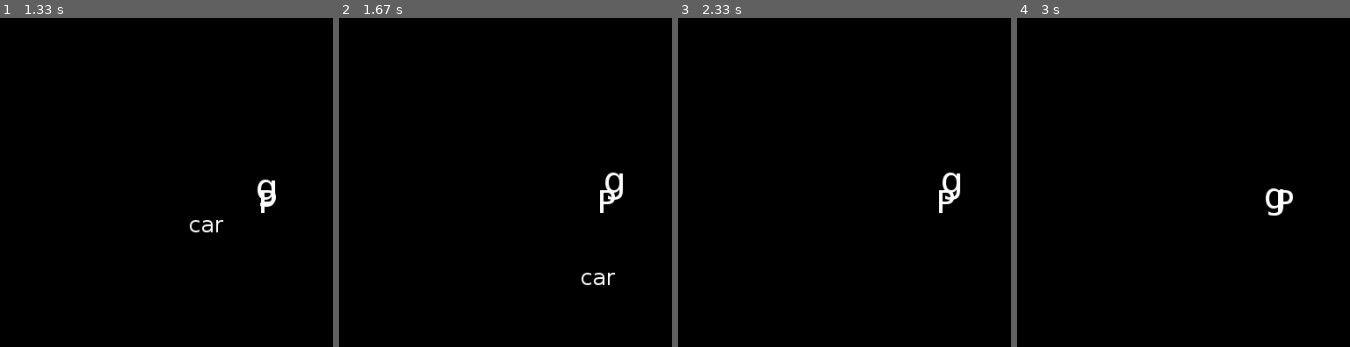
Above: before the commit, frames 1-4 (left to right).
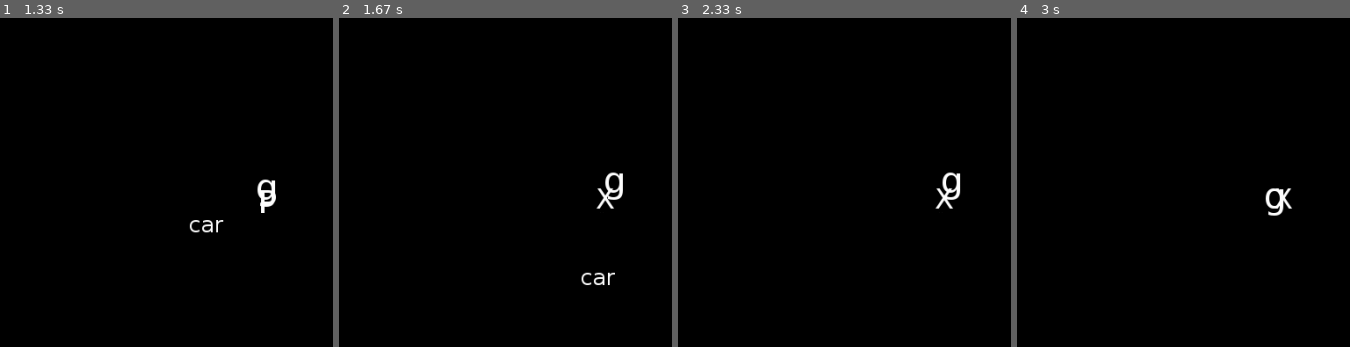
Above: after the commit, the same moments.

Repository: DanielKinsman/ghost-safety-squad-tigjamau
Game: pygame game, started from game.py
Same seed, same stepped clock (60 frames per second), same inputs: the game is played once before the commit and once after it. The source is Python 2; it was converted automatically to run under Python 3.
Inputs:
- Up to frame 1 (1.33 s): tap Space at 0.33, 0.73, 1.03, 1.23 s; hold D 0.67-1.13 s; hold W from 1.17 s (still down)
- Up to frame 2 (1.67 s): release W at 1.47 s; hold D from 1.5 s (still down); tap Space at 1.57 s
- Up to frame 3 (2.33 s): tap Space at 1.87, 2.07 s; release D at 1.97 s; hold A from 2 s (still down)
- Up to frame 4 (3 s): tap Space at 2.37, 2.63, 2.97 s; release A at 2.53 s; hold S 2.57-2.87 s; hold A from 2.9 s (still down)
The pictures show only the part of the screen within x 0-50%, y 0-50%; the shares and areas given below are measured in that part.

Frame 1 is identical in both runs. In frame 2, 0.2% of the frame differs, in the area x 77-83%, y 51-60%; in frame 3, 0.2%; in frame 4, 0.2%.

Commit message:
Person manages their own deaths, image changes too

Diff:
--- a/game.py
+++ b/game.py
@@ -28,8 +28,11 @@
     def update(self):
         self.rect.center = self.position
 
-        if(self.host is not None):
-            self.host.position = euclid.Vector2(self.position.x, self.position.y)
+        if self.host is not None:
+            if self.host.dead:
+                self.dispossess()
+            else:
+                self.host.position = euclid.Vector2(self.position.x, self.position.y)
 
     def possess(self, person):
         self.host = person
@@ -38,15 +41,22 @@
         self.host = None
 
 class Person(pygame.sprite.DirtySprite):
-    def __init__(self, image):
+    def __init__(self, image, deadimage, deathsound):
         super(Person, self).__init__()
         self.image = pygame.image.load(image)
+        self.deadimage = pygame.image.load(deadimage)
         self.position = euclid.Vector2(0, 0)
         self.rect = pygame.Rect(0, 0, self.image.get_width(), self.image.get_height())
         self.dead = False
+        self.deathsound = deathsound
 
     def update(self):
         self.rect.center = self.position
+
+    def kill(self):
+        self.dead = True
+        self.deathsound.play()
+        self.image = self.deadimage
 
 def offscreen(sprite, screen):
     if sprite.position.x < -sprite.rect.width:
@@ -71,6 +81,9 @@
     clock = pygame.time.Clock()
     screen = pygame.display.set_mode((WIDTH, HEIGHT))
 
+    pygame.mixer.init()
+    splat = pygame.mixer.Sound("sound/splat.ogg")
+
     carimage = pygame.image.load('images/car.png')
     carGroup = pygame.sprite.RenderUpdates()
     car = None
@@ -79,12 +92,9 @@
     player.position = euclid.Vector2(screen.get_width() / 4 + 20, screen.get_height() / 4 + 20)
     playerGroup = pygame.sprite.RenderUpdates(player)
 
-    person = Person('images/person.png')
+    person = Person('images/person.png', 'images/deadperson.png', splat)
     person.position = euclid.Vector2(screen.get_width() / 4, screen.get_height() / 4)
     personGroup = pygame.sprite.RenderUpdates(person)
-
-    pygame.mixer.init()
-    splat = pygame.mixer.Sound("sound/splat.ogg")
 
     bail = False
     possessToggle = False
@@ -135,9 +145,8 @@
         if not person.dead:
             collisions = pygame.sprite.spritecollide(person, carGroup, False)
             if len(collisions) > 0:
-                print("hit")
-                splat.play()
-                person.dead = True
+                person.kill()
+
 
             if possessToggle:
                 if player.host is None:
Binary file added: images/deadperson.png
